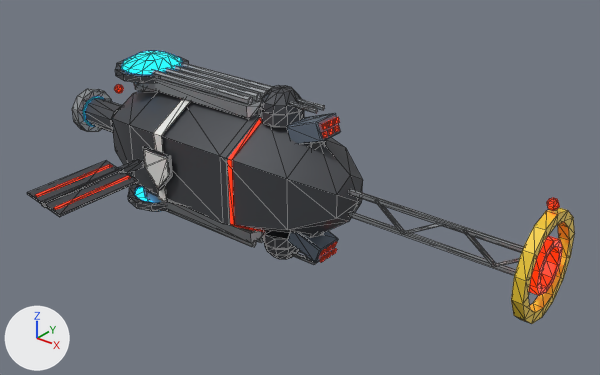
One commit to the glTF model godot/assets/stations/weapons_works.glb: the scene before it, then after it.
The view is the same before and after, from a camera (50 mm lens) standing at (1.678, -1.961, 1.194) and looking at (0.08, 0.037, -0.044). Every picture has the same lights, and +X, +Y and +Z are marked at lower left. The older version comes first. Mesh edges are drawn as thin lines. Vertices at exactly the same position are counted once.

Script lines for the objects in view, before the commit:
```python
me_weapons_works = bpy.data.meshes.new('weapons_works')
me_weapons_works.from_pydata(...)  # 1136 vertices, 1964 faces; spans x -0.99..0.99, y -0.64..0.64, z -0.31..0.31
# faces by material slot: [588, 28, 404, 524, 220, 112, 88]
me_weapons_works.materials.append(mat_hulldark)  # dark grey #4d5055
me_weapons_works.materials.append(mat_accent)  # white #e7e7e5
me_weapons_works.materials.append(mat_lightred)  # red #bc1900, glowing red #ff2700
me_weapons_works.materials.append(mat_hull)  # grey #9ba0a4
me_weapons_works.materials.append(mat_light)  # blue #0089cb, glowing cyan #00b3ff
me_weapons_works.materials.append(mat_hazard)  # yellow #edc830
me_weapons_works.materials.append(mat_steel)  # greyish blue #768495
ob_weapons_works = bpy.data.objects.new('weapons_works', me_weapons_works)
ob_weapons_works.location = (0.0, 0.0, 0.0)
```
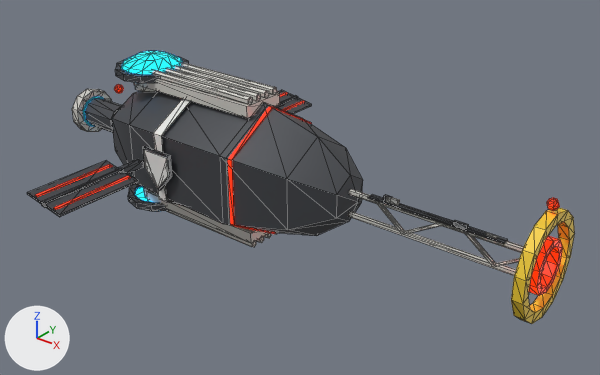
The change, as a list of edits to the scene's bpy script:
```text
Add mat_shiphull:
    mat_shiphull = principled_material('ShipHull')
    mat_shiphull.base_color = (0.64, 0.63, 0.59)  # light grey #d1d0ca
    mat_shiphull.metallic = 0.15
    mat_shiphull.roughness = 0.58
Add mat_shippanel:
    mat_shippanel = principled_material('ShipPanel')
    mat_shippanel.base_color = (0.46, 0.46, 0.44)  # grey #b5b5b1
    mat_shippanel.metallic = 0.2
    mat_shippanel.roughness = 0.58
Change me_weapons_works:
    used by ob_weapons_works; location = (0.0, 0.0, 0.0)
    remove me_weapons_works.from_pydata(...)  # 1136 vertices, 1964 faces; spans x -0.99..0.99, y -0.64..0.64, z -0.31..0.31
    add me_weapons_works.from_pydata(...)  # 1034 vertices, 1764 faces; spans x -0.99..0.99, y -0.64..0.64, z -0.31..0.31
    me_weapons_works part 1: a new loose piece, a box spanning x 0.4055..0.8617, y -0.0349..-0.0103, z 0.0445..0.0486, in mat_hulldark (dark grey #4d5055)
    me_weapons_works part 2: a new loose piece, a box spanning x 0.699..0.743, y -0.029..-0.019, z 0.049..0.06, in mat_hulldark (dark grey #4d5055)
    me_weapons_works part 3: a new loose piece, a box spanning x 0.467..0.51, y -0.03..-0.019, z 0.049..0.066, in mat_shippanel (grey #b5b5b1)
    me_weapons_works part 4: a new loose piece, a box spanning x 0.8032..0.8365, y -0.0304..-0.0197, z 0.049..0.0537, in mat_shippanel (grey #b5b5b1)
    me_weapons_works part 5: 21 loose pieces with 294 vertices, spanning x -0.04..0.24, y -0.07..0.07, z -0.31..0.31, are deleted
    me_weapons_works part 6: 444 faces spanning x -0.99..0.94, y -0.08..0.08, z -0.28..0.28 switch from mat_hull (grey #9ba0a4) to mat_shiphull (light grey #d1d0ca)
    other edits to the shape of me_weapons_works do not show in these pictures
    remove me_weapons_works.materials.append(mat_steel)  # greyish blue #768495
    add me_weapons_works.materials.append(mat_shippanel)  # grey #b5b5b1
```

Pixel boxes [x1, y1, x2, y2] of what changed, in the pictures (600 x 375 px):
part 1 of me_weapons_works, added: after [368, 194, 508, 244]
part 2 of me_weapons_works, added: after [453, 220, 469, 229]
part 3 of me_weapons_works, added: after [386, 197, 400, 206]
part 4 of me_weapons_works, added: after [486, 233, 498, 239]
part 5 of me_weapons_works, deleted: before [259, 85, 341, 265]
part 6 of me_weapons_works, recoloured: [72, 62, 524, 275] in both
